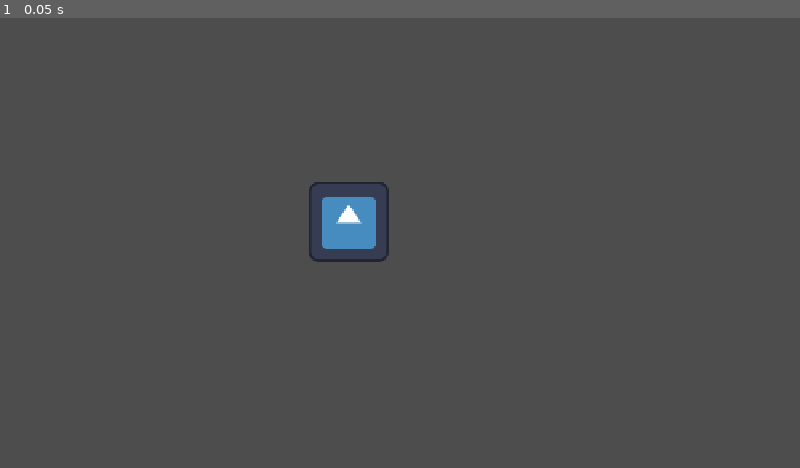
Above: before the commit, frame 1.
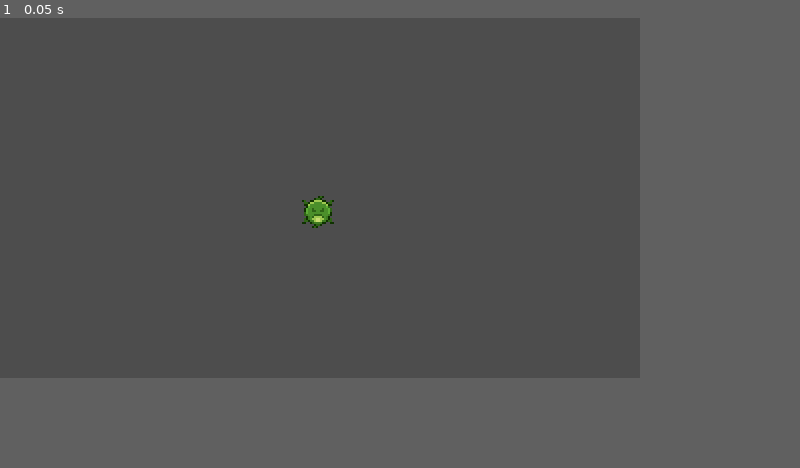
Above: after the commit, the same moment.

Repository: Vitor-E-daSilva/body-invaders
Game: Godot game, scene res://main.tscn
Two runs of this game, one before a commit and one after it. Both use one fixed random seed, a clock stepped at 60 frames per second and the inputs below. The engine's default icon, where the game draws it, is replaced by a stand-in: a white triangle on a blue panel in a dark square.
Inputs:
- Up to frame 1 (0.05 s): no input
In our replay, the window is 800x450 before the commit and 640x360 after it. These sizes can differ from the game's own. Grey fills any space a smaller window leaves; there, only what the larger window draws over its background counts as a difference.

The runs differ from the first frame. In frame 1, 1.1% of the frame differs, in the area x 37-49%, y 36-55%.

Commit message:
fix: aplica escala para pixel art

Diff:
--- a/entidades/jogador.tscn
+++ b/entidades/jogador.tscn
@@ -1,10 +1,12 @@
 [gd_scene format=3 uid="uid://c0fk74my3dixv"]
 
 [ext_resource type="Script" uid="uid://bkv75xqukmdkw" path="res://entidades/jogador.gd" id="1_6n3k8"]
-[ext_resource type="Texture2D" uid="uid://cnbgmkja1bxsm" path="res://recursos/icon.svg" id="2_g4vuw"]
+[ext_resource type="Texture2D" uid="uid://ci4vaj728og5k" path="res://recursos/graficos/inimigo_1.png" id="2_g4vuw"]
 
 [node name="Jogador" type="CharacterBody2D" unique_id=887796295]
+position = Vector2(4, 5)
 script = ExtResource("1_6n3k8")
 
 [node name="SpriteJogador" type="Sprite2D" parent="." unique_id=1085590369]
+texture_filter = 1
 texture = ExtResource("2_g4vuw")
--- a/niveis/nivel1.tscn
+++ b/niveis/nivel1.tscn
@@ -3,6 +3,7 @@
 [ext_resource type="PackedScene" uid="uid://c0fk74my3dixv" path="res://entidades/jogador.tscn" id="1_61e0j"]
 
 [node name="Nivel1" type="Node2D" unique_id=351119694]
+texture_filter = 1
 
 [node name="Jogador" parent="." unique_id=887796295 instance=ExtResource("1_61e0j")]
-position = Vector2(558, 326)
+position = Vector2(159, 97)
--- a/project.godot
+++ b/project.godot
@@ -17,10 +17,12 @@
 
 [display]
 
-window/size/viewport_width=1280
-window/size/viewport_height=720
-window/stretch/mode="canvas_items"
-window/stretch/aspect="expand"
+window/size/viewport_width=320
+window/size/viewport_height=180
+window/size/window_width_override=1280
+window/size/window_height_override=720
+window/stretch/mode="viewport"
+window/stretch/scale_mode="integer"
 
 [filesystem]
 
@@ -68,6 +70,11 @@
 , Object(InputEventKey,"resource_local_to_scene":false,"resource_name":"","device":16,"window_id":0,"alt_pressed":false …(181 unchanged characters)…
 ]
 }
+sair={
+"deadzone": 0.2,
+"events": [Object(InputEventKey,"resource_local_to_scene":false,"resource_name":"","device":16,"window_id":0,"alt_pressed":false,"shift_pressed":false,"ctrl_pressed":false,"meta_pressed":false,"pressed":false,"keycode":0,"physical_keycode":4194305,"key_label":0,"unicode":0,"location":0,"echo":false,"script":null)
+]
+}
 
 [layer_names]
 
@@ -83,5 +90,15 @@
 
 [rendering]
 
+textures/canvas_textures/default_texture_filter=0
 rendering_device/driver.windows="d3d12"
 renderer/rendering_method="mobile"
+2d/snap/snap_2d_transforms_to_pixel=true
+2d/snap/snap_2d_vertices_to_pixel=true
+2d/canvas_textures/default_texture_filter=0
+2d/stretch/scale=1.0
+2d/stretch/scale_mode="integer"
+2d/stretch/aspect="keep"
+2d/stretch/mode="viewport"
+2d/size/window_height_override=720
+2d/size/window_width_override=1280
Binary file added: recursos/graficos/inimigo_1.png
Not shown, added: recursos/graficos/inimigo_1.png.import
Binary file added: recursos/graficos/inimigo_2.png
Not shown, added: recursos/graficos/inimigo_2.png.import
Binary file added: recursos/graficos/inimigo_3.png
Not shown, added: recursos/graficos/inimigo_3.png.import
Binary file added: recursos/graficos/inimigo_4.png
Not shown, added: recursos/graficos/inimigo_4.png.import
